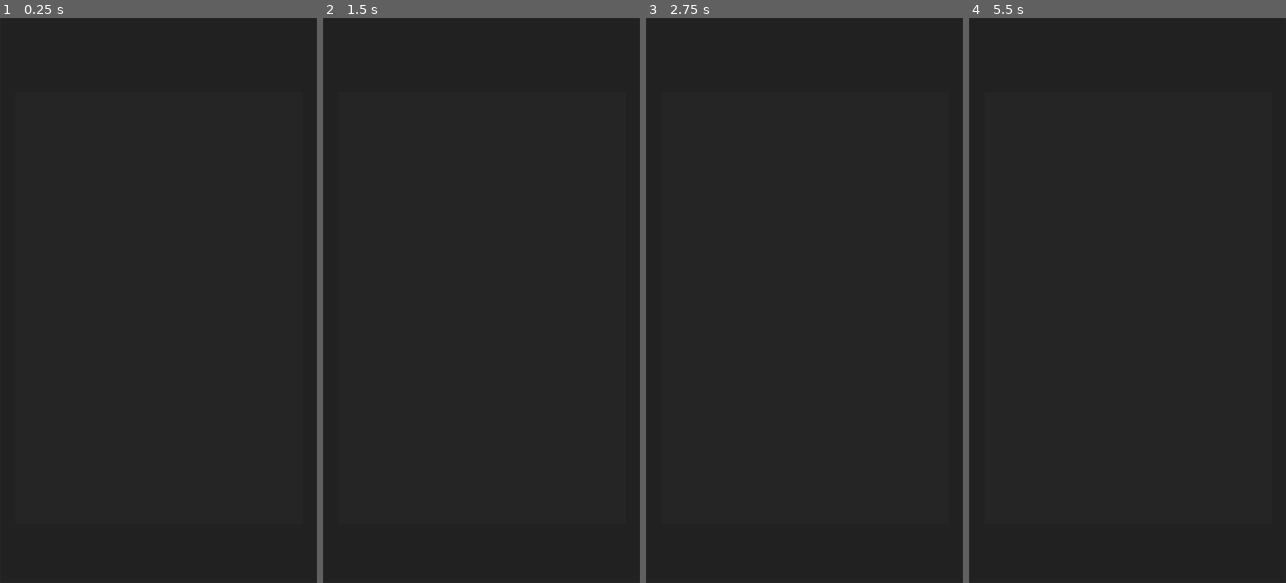
Above: before the commit, frames 1-4 (left to right).
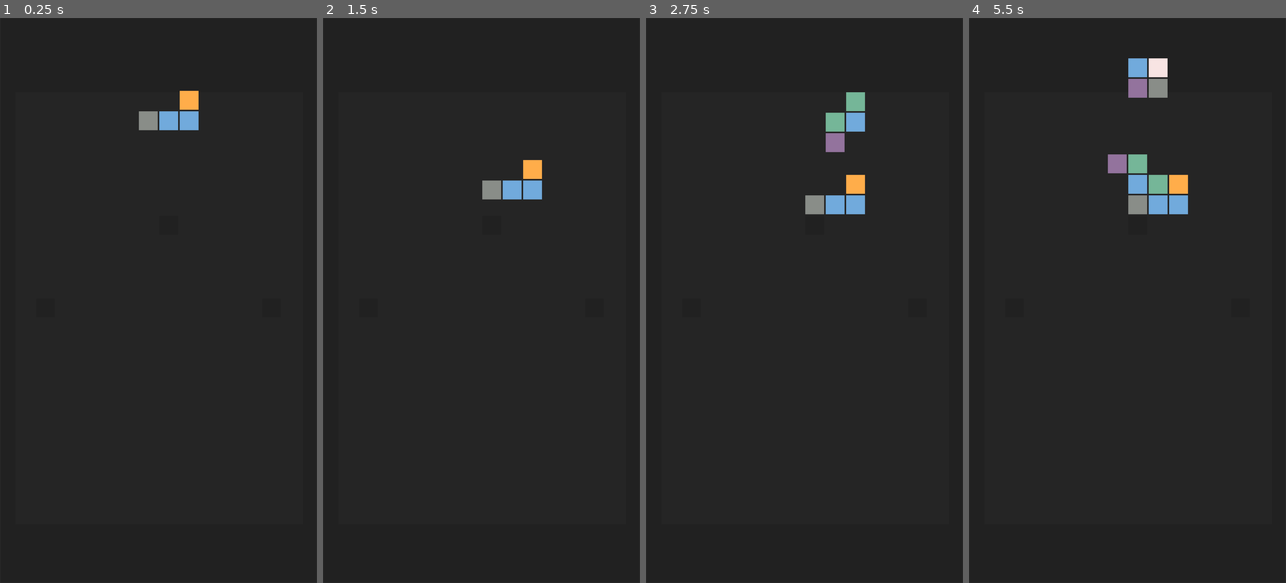
Above: after the commit, the same moments.

Repository: arabbani/tetris-game
Game: Godot game, scene res://scenes/game_window.tscn
Same seed, same stepped clock (60 frames per second), same inputs: the game is played once before the commit and once after it. The project has no main scene, so this scene is started directly.
Inputs (mouse positions are in pixels of both pictures, inside the frame that each line leads up to):
- Up to frame 1 (0.25 s): no input
- Up to frame 2 (1.5 s): move the mouse to (551, 272) at 0.52 s; hold Right (ui_right) 0.53-1.28 s; tap Enter at 1.25 s; move the mouse to (418, 328) at 1.27 s; hold Down (ui_down) from 1.28 s (still down)
- Up to frame 3 (2.75 s): move the mouse to (836, 176) at 2.02 s; release Down (ui_down) at 2.03 s; hold Right (ui_right) from 2.03 s (still down)
- Up to frame 4 (5.5 s): tap Space at 2.75, 4.25 s; move the mouse to (1111, 413) at 2.77 s; release Right (ui_right) at 2.78 s; hold Up (ui_up) 2.78-3.53 s; tap Enter at 3.5 s; move the mouse to (1222, 385) at 3.52 s; hold Left (ui_left) 3.53-5.03 s; move the mouse to (1032, 215) at 4.27 s; move the mouse to (1143, 300) at 5.02 s; hold Down (ui_down) from 5.03 s (still down)

The runs differ from the first frame. In frame 1, 0.8% of the frame differs, in the area x 43-63%, y 12-20%; in frame 2, 0.8%; in frame 3, 1.6%; in frame 4, 2.4%, in the area x 43-70%, y 7-35%.
Error before the commit: Parse Error: The function signature doesn't match the parent. Parent signature is: "void rotate(float)". (res://scripts/game_grid.gd:173)

Commit message:
method name conflict fixed

Diff:
--- a/default_env.tres
+++ b/default_env.tres
@@ -1,100 +1,14 @@
 [gd_resource type="Environment" load_steps=2 format=2]
 
 [sub_resource type="ProceduralSky" id=1]
-
-radiance_size = 4
 sky_top_color = Color( 0.0470588, 0.454902, 0.976471, 1 )
 sky_horizon_color = Color( 0.556863, 0.823529, 0.909804, 1 )
 sky_curve = 0.25
-sky_energy = 1.0
 ground_bottom_color = Color( 0.101961, 0.145098, 0.188235, 1 )
 ground_horizon_color = Color( 0.482353, 0.788235, 0.952941, 1 )
 ground_curve = 0.01
-ground_energy = 1.0
-sun_color = Color( 1, 1, 1, 1 )
-sun_latitude = 35.0
-sun_longitude = 0.0
-sun_angle_min = 1.0
-sun_angle_max = 100.0
-sun_curve = 0.05
 sun_energy = 16.0
-texture_size = 2
 
 [resource]
-
 background_mode = 2
 background_sky = SubResource( 1 )
-background_sky_custom_fov = 0.0
-background_color = Color( 0, 0, 0, 1 )
-background_energy = 1.0
-background_canvas_max_layer = 0
-ambient_light_color = Color( 0, 0, 0, 1 )
-ambient_light_energy = 1.0
-ambient_light_sky_contribution = 1.0
-fog_enabled = false
-fog_color = Color( 0.5, 0.6, 0.7, 1 )
-fog_sun_color = Color( 1, 0.9, 0.7, 1 )
-fog_sun_amount = 0.0
-fog_depth_enabled = true
-fog_depth_begin = 10.0
-fog_depth_curve = 1.0
-fog_transmit_enabled = false
-fog_transmit_curve = 1.0
-fog_height_enabled = false
-fog_height_min = 0.0
-fog_height_max = 100.0
-fog_height_curve = 1.0
-tonemap_mode = 0
-tonemap_exposure = 1.0
-tonemap_white = 1.0
-auto_exposure_enabled = false
-auto_exposure_scale = 0.4
-auto_exposure_min_luma = 0.05
-auto_exposure_max_luma = 8.0
-auto_exposure_speed = 0.5
-ss_reflections_enabled = false
-ss_reflections_max_steps = 64
-ss_reflections_fade_in = 0.15
-ss_reflections_fade_out = 2.0
-ss_reflections_depth_tolerance = 0.2
-ss_reflections_roughness = true
-ssao_enabled = false
-ssao_radius = 1.0
-ssao_intensity = 1.0
-ssao_radius2 = 0.0
-ssao_intensity2 = 1.0
-ssao_bias = 0.01
-ssao_light_affect = 0.0
-ssao_color = Color( 0, 0, 0, 1 )
-ssao_quality = 0
-ssao_blur = 3
-ssao_edge_sharpness = 4.0
-dof_blur_far_enabled = false
-dof_blur_far_distance = 10.0
-dof_blur_far_transition = 5.0
-dof_blur_far_amount = 0.1
-dof_blur_far_quality = 1
-dof_blur_near_enabled = false
-dof_blur_near_distance = 2.0
-dof_blur_near_transition = 1.0
-dof_blur_near_amount = 0.1
-dof_blur_near_quality = 1
-glow_enabled = false
-glow_levels/1 = false
-glow_levels/2 = false
-glow_levels/3 = true
-glow_levels/4 = false
-glow_levels/5 = true
-glow_levels/6 = false
-glow_levels/7 = false
-glow_intensity = 0.8
-glow_strength = 1.0
-glow_bloom = 0.0
-glow_blend_mode = 2
-glow_hdr_threshold = 1.0
-glow_hdr_scale = 2.0
-glow_bicubic_upscale = false
-adjustment_enabled = false
-adjustment_brightness = 1.0
-adjustment_contrast = 1.0
-adjustment_saturation = 1.0
--- a/scenes/game_window.tscn
+++ b/scenes/game_window.tscn
@@ -4,53 +4,27 @@
 [ext_resource path="res://arts/grid background.png" type="Texture" id=2]
 [ext_resource path="res://scripts/game_grid.gd" type="Script" id=3]
 
-[node name="game_window" type="Node2D" index="0"]
+[node name="game_window" type="Node2D"]
 
-[node name="background" type="TextureRect" parent="." index="0"]
-
-anchor_left = 0.0
-anchor_top = 0.0
-anchor_right = 0.0
-anchor_bottom = 0.0
+[node name="background" type="TextureRect" parent="."]
 margin_right = 1081.0
 margin_bottom = 1921.0
-rect_pivot_offset = Vector2( 0, 0 )
-rect_clip_content = false
-mouse_filter = 1
-mouse_default_cursor_shape = 0
-size_flags_horizontal = 1
-size_flags_vertical = 1
 texture = ExtResource( 1 )
-stretch_mode = 0
 __meta__ = {
 "_edit_lock_": true
 }
 
-[node name="grid_background" type="TextureRect" parent="." index="1"]
-
-anchor_left = 0.0
-anchor_top = 0.0
-anchor_right = 0.0
-anchor_bottom = 0.0
+[node name="grid_background" type="TextureRect" parent="."]
 margin_left = 50.0
 margin_top = 250.0
 margin_right = 1131.0
 margin_bottom = 2171.0
-rect_pivot_offset = Vector2( 0, 0 )
-rect_clip_content = false
-mouse_filter = 1
-mouse_default_cursor_shape = 0
-size_flags_horizontal = 1
-size_flags_vertical = 1
 texture = ExtResource( 2 )
-stretch_mode = 0
-_sections_unfolded = [ "Rect" ]
 __meta__ = {
 "_edit_lock_": true
 }
 
-[node name="game_grid" type="Node2D" parent="." index="2"]
-
+[node name="game_grid" type="Node2D" parent="."]
 script = ExtResource( 3 )
 columns = 14
 rows = 21
@@ -59,38 +33,21 @@
 grid_y_start = 285
 blank_spaces = PoolVector2Array( 7, 6, 1, 10, 12, 10 )
 
-[node name="move_down_timer" type="Timer" parent="." index="3"]
+[node name="move_down_timer" type="Timer" parent="."]
 
-process_mode = 1
-wait_time = 1.0
-one_shot = false
-autostart = false
-
-[node name="find_matches_timer" type="Timer" parent="." index="4"]
-
-process_mode = 1
+[node name="find_matches_timer" type="Timer" parent="."]
 wait_time = 0.4
 one_shot = true
-autostart = false
 
-[node name="destroy_timer" type="Timer" parent="." index="5"]
-
-process_mode = 1
+[node name="destroy_timer" type="Timer" parent="."]
 wait_time = 0.4
 one_shot = true
-autostart = false
 
-[node name="collapse_timer" type="Timer" parent="." index="6"]
-
-process_mode = 1
+[node name="collapse_timer" type="Timer" parent="."]
 wait_time = 0.1
 one_shot = true
-autostart = false
 
 [connection signal="timeout" from="move_down_timer" to="game_grid" method="_on_move_down_timer_timeout"]
-
 [connection signal="timeout" from="find_matches_timer" to="game_grid" method="_on_find_matches_timer_timeout"]
-
 [connection signal="timeout" from="destroy_timer" to="game_grid" method="_on_destroy_timer_timeout"]
-
 [connection signal="timeout" from="collapse_timer" to="game_grid" method="_on_collapse_timer_timeout"]
--- a/scripts/game_grid.gd
+++ b/scripts/game_grid.gd
@@ -154,7 +154,7 @@
 func initial_move():
 	for i in active_tetromino.initial_move():
 		move_down()
-	#start_move_down_timer()
+	start_move_down_timer()
 	set_movement_inactive()
 
 # move tetromino left
@@ -170,7 +170,7 @@
 		move_tetromino()
 
 # rotate tetromino
-func rotate():
+func rotate_tetris():
 	var rotated_index =  active_tetromino.next_index()
 	var rotated_pattern = active_tetromino.get_pattern(rotated_index)
 	var offset = active_tetromino.offset(rotated_index)
@@ -399,7 +399,7 @@
 	elif Input.is_action_just_pressed("ui_up"):
 		stop_move_down_timer()
 		set_movement_active()
-		rotate()
+		rotate_tetris()
 		start_move_down_timer()
 		set_movement_inactive()
 	elif Input.is_action_just_pressed("ui_down"):
